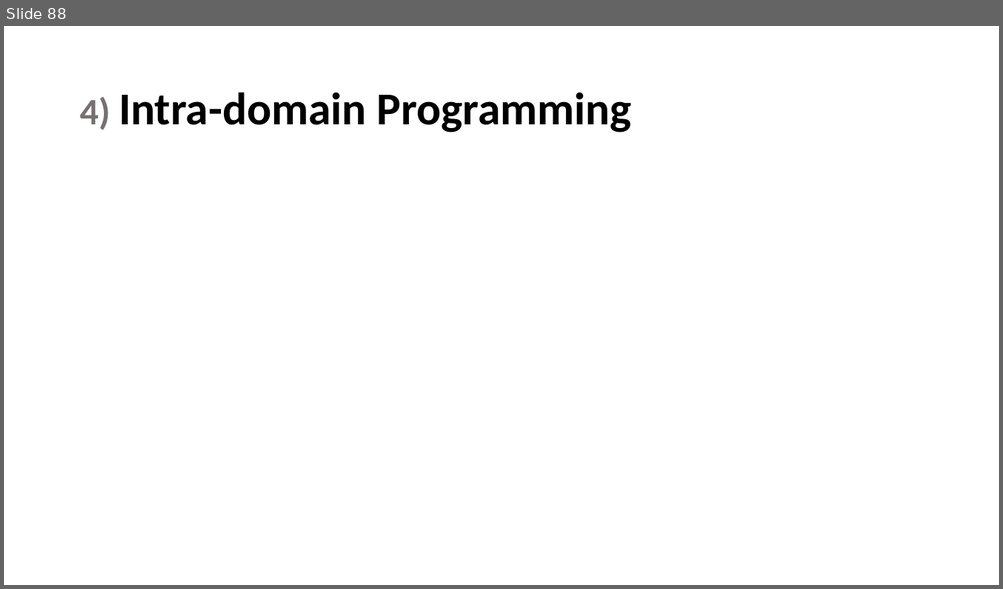
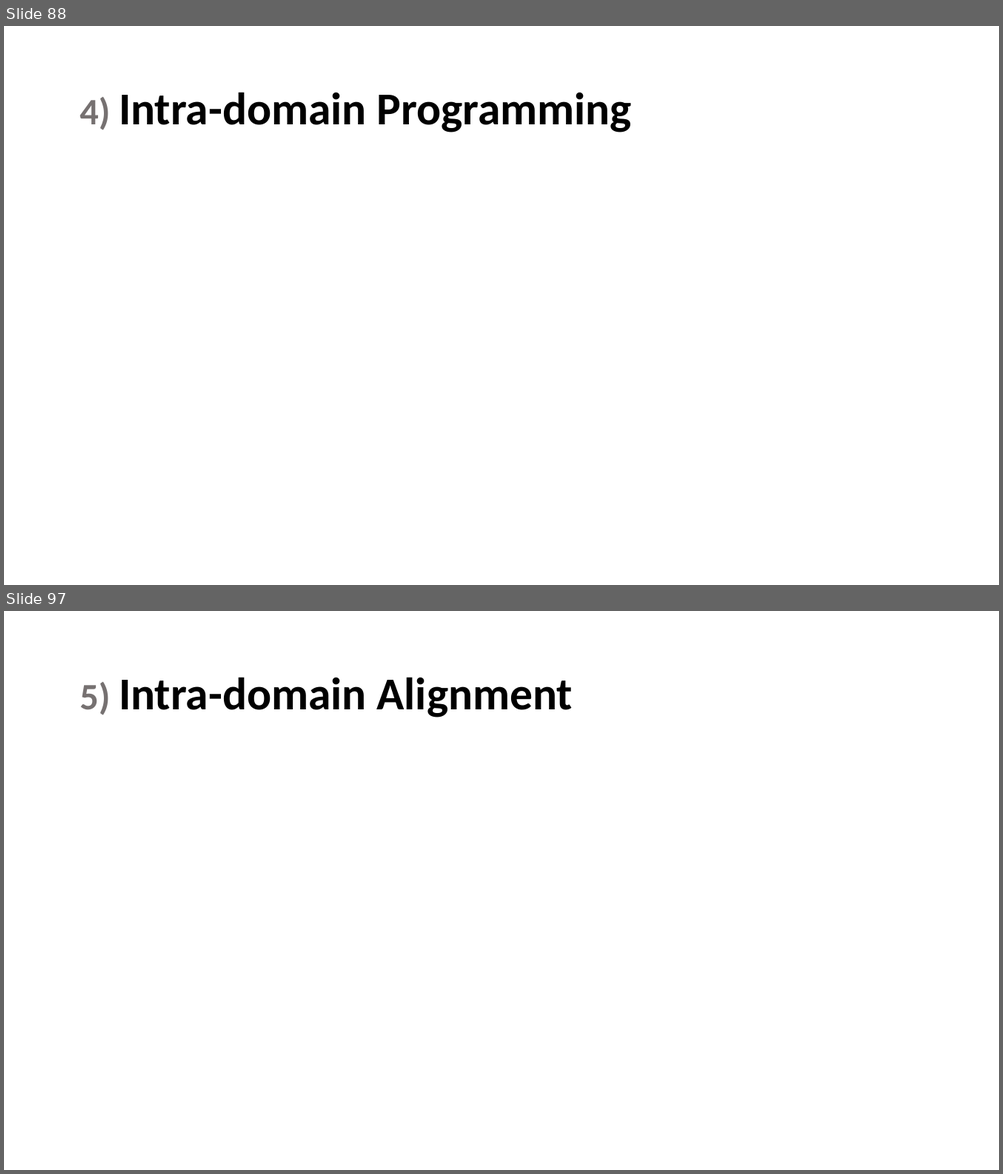
Before and after one commit to maryamhashemi/Transfer-Learning, a slide deck: phase3/Presentation/present.pptx. Shown one above the other, each under a label of ours: slide 88 before the commit, slides 88 and 97 after it; the slides between them are not shown. The pictures are 1003x589 and 1003x1174 pixels, drawn with LibreOffice and Linux fonts; fonts in the diff are those of the drawing; grey boxes stand for pictures. Boxes give left, top, right and bottom in pixels: in the first picture for what was removed or moved away, otherwise in the second. Text is boxed around its words. In the diff, an @@ line names an element or a change of style, - is before the commit and + after.

```diff
--- a/phase3/Presentation/present.pptx
+++ b/phase3/Presentation/present.pptx
@@ slide 97 added at [4,611,999,1170], background #FFFFFF @@
@@ title added at [79,677,573,718], 44 pt, text #000000, bold @@
+5) Intra-domain Alignment
```
Also in this commit, not shown: 13 other slides added.
